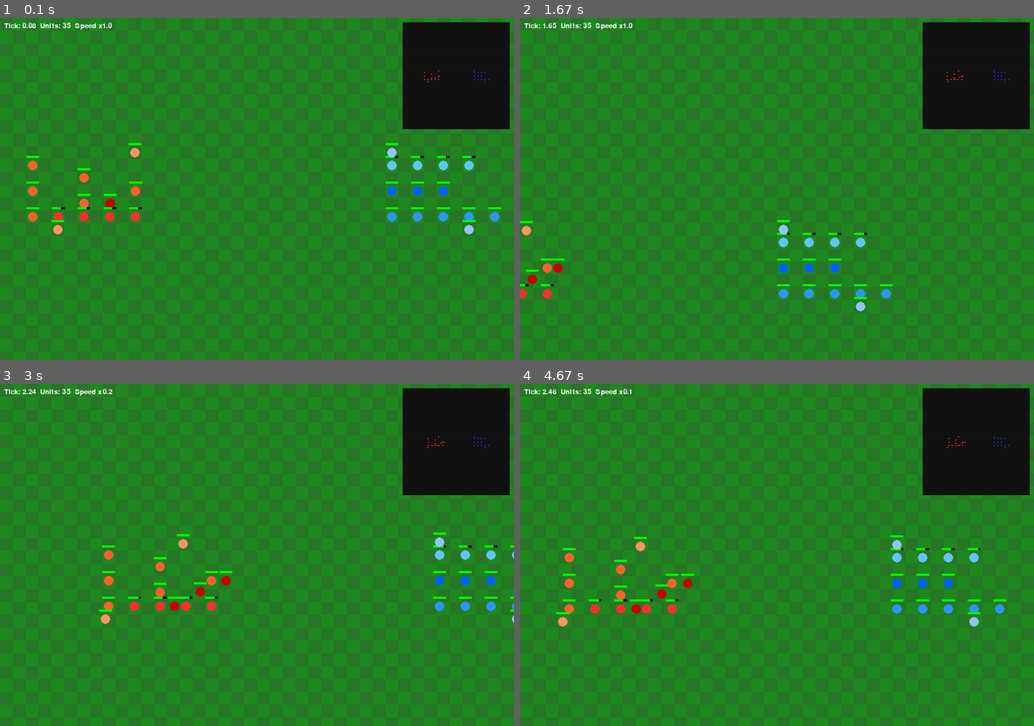
Above: before the commit, frames 1-4 (two rows, left to right).
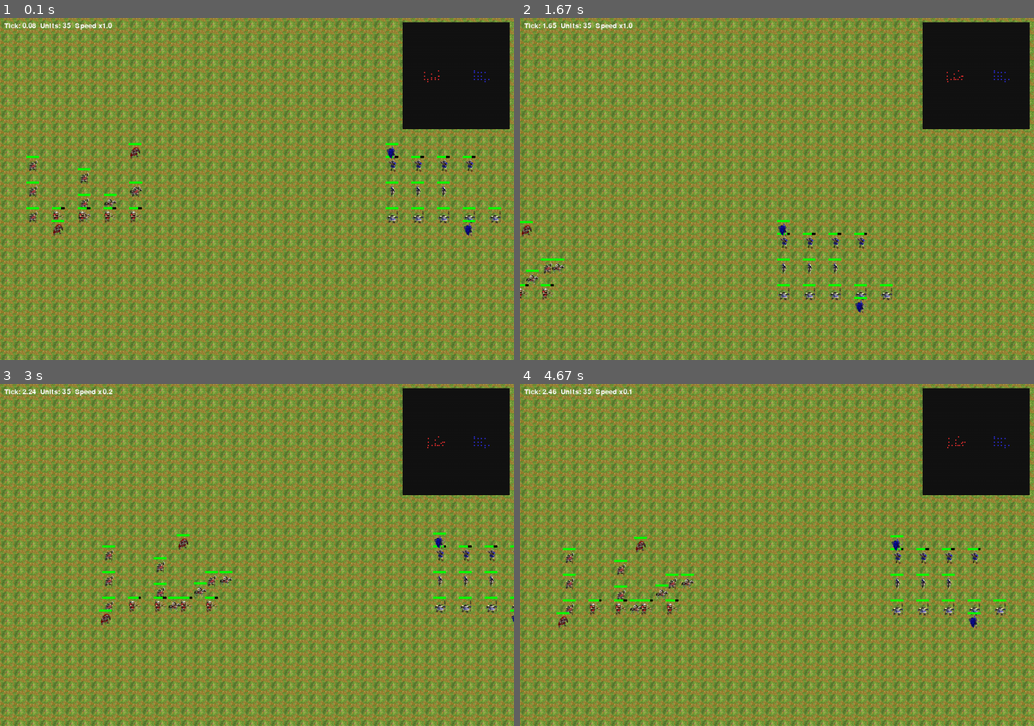
Above: after the commit, the same moments.

Repository: fireboy911/AgeOfEmpire
Game: pygame game, started from age/TerminalCodeOrganized/MainPyGame.py
Same seed, same stepped clock (60 frames per second), same inputs: the game is played once before the commit and once after it.
Inputs:
- Up to frame 1 (0.1 s): no input
- Up to frame 2 (1.67 s): hold Right 0.33-0.8 s; hold Up 0.83-1.13 s; hold Right 1.17-1.63 s
- Up to frame 3 (3 s): hold Left 1.67-2.2 s; tap - at 1.82 s; hold Down 2.23-2.53 s; tap _ at 2.38 s; hold Left 2.57-2.97 s
- Up to frame 4 (4.67 s): hold Up 3-3.37 s; tap - at 3.15, 4.62 s; hold Right 3.4-4.03 s; tap _ at 3.55 s; hold Down 4.07-4.43 s; hold Left from 4.47 s (still down)

The runs differ from the first frame. In frame 1, 93% of the frame differs, in the area x 0-100%, y 0-100%; in frame 2, 93%; in frame 3, 93%; in frame 4, 93%.

Commit message:
added the map and the logo of the units (just the monk i didnt find)

Diff:
--- a/age/TerminalCodeOrganized/PyGameRenderer.py
+++ b/age/TerminalCodeOrganized/PyGameRenderer.py
@@ -4,6 +4,8 @@
 from Generals import General
 from Units import Unit
 from Map import TILE_SIZE, MAP_W, MAP_H
+import os
+import math
 SCREEN_W, SCREEN_H = 960, 640
 FPS = 60
 camera_speed = 10.0
@@ -25,6 +27,83 @@
         self.paused = False
         self.show_minimap = True
 
+        # Load textures
+        self.load_textures()
+
+    def load_textures(self):
+        """Load all terrain and unit textures"""
+        assets_path = os.path.join(os.path.dirname(__file__), 'assets')
+
+        # Load terrain textures
+        self.terrain_textures = []
+        try:
+            grass1 = pygame.image.load(os.path.join(assets_path, 'terrain', 'grass1.png'))
+            grass2 = pygame.image.load(os.path.join(assets_path, 'terrain', 'grass2.png'))
+            self.terrain_textures = [
+                pygame.transform.scale(grass1, (TILE_SIZE, TILE_SIZE)),
+                pygame.transform.scale(grass2, (TILE_SIZE, TILE_SIZE))
+            ]
+        except Exception as e:
+            print(f"Warning: Could not load terrain textures: {e}")
+            self.terrain_textures = None
+
+        # Load unit textures: {(unit_type, player, direction): surface}
+        self.unit_textures = {}
+        unit_types = ['Pikeman', 'Crossbowman', 'Knight', 'Long_Swordman']
+        colors = {1: 'red', 2: 'blue'}
+        directions = ['up', 'down', 'left', 'right']
+
+        for unit_type in unit_types:
+            for player, color in colors.items():
+                for direction in directions:
+                    try:
+                        path = os.path.join(assets_path, 'units', unit_type, color, f'{direction}.png')
+                        img = pygame.image.load(path)
+                        img = pygame.transform.scale(img, (TILE_SIZE, TILE_SIZE))
+                        self.unit_textures[(unit_type, player, direction)] = img
+                    except Exception as e:
+                        print(f"Warning: Could not load {unit_type}/{color}/{direction}: {e}")
+
+        # Also handle Monk (if images exist)
+        for player, color in colors.items():
+            for direction in directions:
+                try:
+                    path = os.path.join(assets_path, 'units', 'Monk', color, f'{direction}.png')
+                    if os.path.exists(path):
+                        img = pygame.image.load(path)
+                        img = pygame.transform.scale(img, (TILE_SIZE, TILE_SIZE))
+                        self.unit_textures[('Monk', player, direction)] = img
+                except:
+                    pass
+
+    def get_unit_direction(self, unit: Unit) -> str:
+        """Determine which direction the unit is facing based on target or last movement"""
+        if not hasattr(unit, 'last_x'):
+            unit.last_x = unit.x
+            unit.last_y = unit.y
+
+        # Calculate direction based on target
+        target = None
+        if unit.target_id and unit.target_id in self.engine.units_by_id:
+            target = self.engine.units_by_id[unit.target_id]
+
+        if target:
+            dx = target.x - unit.x
+            dy = target.y - unit.y
+        else:
+            dx = unit.x - unit.last_x
+            dy = unit.y - unit.last_y
+
+        # Store current position for next frame
+        unit.last_x = unit.x
+        unit.last_y = unit.y
+
+        # Determine direction based on angle
+        if abs(dx) > abs(dy):
+            return 'right' if dx > 0 else 'left'
+        else:
+            return 'down' if dy > 0 else 'up'
+
     def world_to_screen(self, wx, wy) -> Tuple[int,int]:
         sx = int((wx - self.cam_x) * TILE_SIZE)
         sy = int((wy - self.cam_y) * TILE_SIZE)
@@ -33,24 +112,60 @@
     def draw(self):
         cols = SCREEN_W // TILE_SIZE + 2
         rows = SCREEN_H // TILE_SIZE + 2
+
+        # Draw terrain
         for i in range(cols):
             for j in range(rows):
                 tx = self.cam_x + i
                 ty = self.cam_y + j
+
                 if tx < 0 or ty < 0 or tx >= self.engine.w or ty >= self.engine.h:
+                    # Out of bounds - draw grey
                     color = (50,50,50)
+                    pygame.draw.rect(self.screen, color, (i*TILE_SIZE, j*TILE_SIZE, TILE_SIZE+1, TILE_SIZE+1))
+                elif self.terrain_textures:
+                    # Use only grass1 texture for all tiles
+                    self.screen.blit(self.terrain_textures[0], (i*TILE_SIZE, j*TILE_SIZE))
                 else:
+                    # Fallback to colored rectangles
                     color = (34,139,34) if (int(tx)+int(ty))%2==0 else (40,120,40)
-                pygame.draw.rect(self.screen, color, (i*TILE_SIZE, j*TILE_SIZE, TILE_SIZE+1, TILE_SIZE+1))
+                    pygame.draw.rect(self.screen, color, (i*TILE_SIZE, j*TILE_SIZE, TILE_SIZE+1, TILE_SIZE+1))
+
+        # Draw units
         for u in self.engine.units:
             sx, sy = self.world_to_screen(u.x, u.y)
-            col = u.color
-            r = int(TILE_SIZE*0.4)
-            pygame.draw.circle(self.screen, col, (sx+TILE_SIZE//2, sy+TILE_SIZE//2), r)
+
+            # Get unit type (normalize name)
+            unit_type = u.unit_type
+            if unit_type.lower().startswith('pik'):
+                unit_type = 'Pikeman'
+            elif unit_type.lower().startswith('cross'):
+                unit_type = 'Crossbowman'
+            elif unit_type.lower().startswith('knight'):
+                unit_type = 'Knight'
+            elif unit_type.lower().startswith('monk'):
+                unit_type = 'Monk'
+
+            # Get direction
+            direction = self.get_unit_direction(u)
+
+            # Try to use texture, fallback to circle
+            texture_key = (unit_type, u.player, direction)
+            if texture_key in self.unit_textures:
+                self.screen.blit(self.unit_textures[texture_key], (sx, sy))
+            else:
+                # Fallback to colored circle
+                col = u.color
+                r = int(TILE_SIZE*0.4)
+                pygame.draw.circle(self.screen, col, (sx+TILE_SIZE//2, sy+TILE_SIZE//2), r)
+
+            # Draw HP bar
             hp_frac = clamp(u.hp / 55.0, 0.0, 1.0)
             bar_w = int(TILE_SIZE * hp_frac)
             pygame.draw.rect(self.screen, (0,0,0), (sx, sy-6, TILE_SIZE, 4))
             pygame.draw.rect(self.screen, (0,255,0), (sx, sy-6, bar_w, 4))
+
+        # Draw HUD
         font = pygame.font.SysFont(None, 20)
         txt = f"Tick: {self.engine.tick:.2f}  Units: {len(self.engine.units)}  Speed x{self.speed_multiplier:.1f}"
         surf = font.render(txt, True, (255,255,255))
Binary file added: age/TerminalCodeOrganized/assets/terrain/grass1.png
Binary file added: age/TerminalCodeOrganized/assets/terrain/grass2.png
Binary file added: age/TerminalCodeOrganized/assets/units/Crossbowman/blue/down.png
Binary file added: age/TerminalCodeOrganized/assets/units/Crossbowman/blue/left.png
Binary file added: age/TerminalCodeOrganized/assets/units/Crossbowman/blue/right.png
Binary file added: age/TerminalCodeOrganized/assets/units/Crossbowman/blue/up.png
Binary file added: age/TerminalCodeOrganized/assets/units/Crossbowman/red/down.png
Binary file added: age/TerminalCodeOrganized/assets/units/Crossbowman/red/left.png
Binary file added: age/TerminalCodeOrganized/assets/units/Crossbowman/red/right.png
Binary file added: age/TerminalCodeOrganized/assets/units/Crossbowman/red/up.png
Binary file added: age/TerminalCodeOrganized/assets/units/Knight/blue/down.png
Binary file added: age/TerminalCodeOrganized/assets/units/Knight/blue/left.png
(and 22 more such lines)
